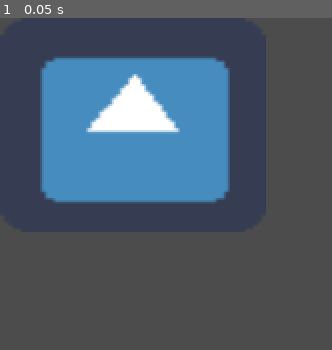
Above: before the commit, frame 1.
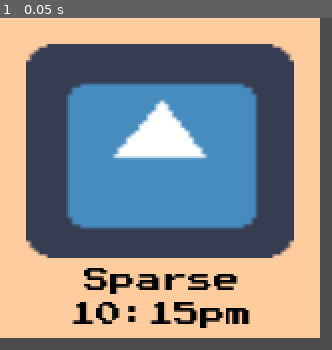
Above: after the commit, the same moment.

Repository: UHSGDC/Photographers-Hike
Game: Godot game, scene res://Menus/AlbumPicture.tscn
The game is run twice, just before and just after one commit, with the same random seed, the same clock (stepped at 60 frames per second) and the same inputs. This scene is started directly instead of the project's main scene. The engine's default icon, where the game draws it, is replaced by a stand-in: a white triangle on a blue panel in a dark square.
Inputs:
- Up to frame 1 (0.05 s): no input

The runs differ from the first frame. In frame 1, 61% of the frame differs, in the area x 0-97%, y 0-97%.

Commit message:
Pictures you take now appear in album

Diff:
--- a/PhotographersHike/Interactables/Sign/Sign.gd
+++ b/PhotographersHike/Interactables/Sign/Sign.gd
@@ -77,6 +77,8 @@
 
 	should_stop = false
 
+	Global.camera_item.can_take_picture = false
+
 
 func create_jump_cast() -> RayCast2D:
 	var jump_cast: RayCast2D = player_jump_cast_scene.instance()
--- a/PhotographersHike/Menus/AlbumMenu.gd
+++ b/PhotographersHike/Menus/AlbumMenu.gd
@@ -2,5 +2,24 @@
 
 var picture_textures: Array
 
+export var album_picture_scene: PackedScene
+
+export var picture_container_path: NodePath
+
+onready var picture_container: Control = get_node(picture_container_path)
+
 func update_album() -> void:
 	picture_textures = Global.camera_item.picture_textures
+
+	for child in picture_container.get_children():
+		child.queue_free()
+
+	for picture_texture in picture_textures:
+		create_album_picture(picture_texture)
+
+
+func create_album_picture(texture: Texture) -> void:
+	var album_picture = album_picture_scene.instance()
+	album_picture.set_picture_texture(texture)
+
+	picture_container.add_child(album_picture)
--- a/PhotographersHike/Menus/AlbumMenu.tscn
+++ b/PhotographersHike/Menus/AlbumMenu.tscn
@@ -1,11 +1,18 @@
-[gd_scene load_steps=2 format=2]
+[gd_scene load_steps=5 format=2]
 
 [ext_resource path="res://Menus/AlbumMenu.gd" type="Script" id=1]
+[ext_resource path="res://Fonts/PressStart2P-Regular.ttf" type="DynamicFontData" id=2]
+[ext_resource path="res://Menus/AlbumPicture.tscn" type="PackedScene" id=3]
+
+[sub_resource type="DynamicFont" id=1]
+font_data = ExtResource( 2 )
 
 [node name="AlbumMenu" type="Control"]
 anchor_right = 1.0
 anchor_bottom = 1.0
 script = ExtResource( 1 )
+album_picture_scene = ExtResource( 3 )
+picture_container_path = NodePath("Album/ScrollContainer/PictureContainer")
 
 [node name="Background" type="ColorRect" parent="."]
 margin_right = 480.0
@@ -27,16 +34,29 @@
 margin_bottom = 232.0
 scroll_horizontal_enabled = false
 
-[node name="HFlowContainer" type="HFlowContainer" parent="Album/ScrollContainer"]
+[node name="PictureContainer" type="HFlowContainer" parent="Album/ScrollContainer"]
 margin_right = 432.0
 size_flags_horizontal = 3
 
 [node name="AlbumTitle" type="Label" parent="."]
 anchor_left = 0.5
 anchor_right = 0.5
-margin_left = -44.0
-margin_right = 44.0
+margin_left = -232.0
+margin_right = -144.0
 margin_bottom = 32.0
+custom_colors/font_color = Color( 0, 0, 0, 1 )
+custom_fonts/font = SubResource( 1 )
 text = "Album"
-align = 1
 valign = 1
+
+[node name="PictureCount" type="Label" parent="."]
+anchor_left = 0.5
+anchor_right = 0.5
+margin_left = 72.0
+margin_right = 232.0
+margin_bottom = 32.0
+custom_colors/font_color = Color( 0, 0, 0, 1 )
+custom_fonts/font = SubResource( 1 )
+text = "0 Picture"
+align = 2
+valign = 1
--- /dev/null
+++ b/PhotographersHike/Menus/AlbumPicture.gd
@@ -0,0 +1,5 @@
+extends ColorRect
+
+
+func set_picture_texture(texture: Texture) -> void:
+	$PictureTexture.texture = texture
--- a/PhotographersHike/Menus/AlbumPicture.tscn
+++ b/PhotographersHike/Menus/AlbumPicture.tscn
@@ -1,8 +1,58 @@
-[gd_scene load_steps=2 format=2]
+[gd_scene load_steps=5 format=2]
 
 [ext_resource path="res://icon.png" type="Texture" id=1]
+[ext_resource path="res://Fonts/PressStart2P-Regular.ttf" type="DynamicFontData" id=2]
+[ext_resource path="res://Menus/AlbumPicture.gd" type="Script" id=3]
 
-[node name="AlbumPicture" type="TextureRect"]
+[sub_resource type="DynamicFont" id=1]
+size = 8
+font_data = ExtResource( 2 )
+
+[node name="AlbumPicture" type="ColorRect"]
+margin_right = 96.0
+margin_bottom = 96.0
+rect_min_size = Vector2( 96, 96 )
+color = Color( 1, 0.8, 0.619608, 1 )
+script = ExtResource( 3 )
+
+[node name="PictureTexture" type="TextureRect" parent="."]
+anchor_left = 0.0833333
+anchor_top = 0.0833333
+anchor_right = 0.916667
+anchor_bottom = 0.75
 rect_min_size = Vector2( 80, 64 )
+size_flags_horizontal = 2
+size_flags_vertical = 2
 texture = ExtResource( 1 )
+expand = true
 stretch_mode = 1
+__meta__ = {
+"_edit_use_anchors_": true
+}
+
+[node name="LevelLabel" type="Label" parent="."]
+anchor_left = 0.5
+anchor_top = 1.0
+anchor_right = 0.5
+anchor_bottom = 1.0
+margin_left = -24.0
+margin_top = -21.0
+margin_right = 24.0
+margin_bottom = -1.0
+custom_colors/font_color = Color( 0, 0, 0, 1 )
+custom_fonts/font = SubResource( 1 )
+text = "Sparse"
+align = 1
+
+[node name="TimeLabel" type="Label" parent="."]
+anchor_left = 0.5
+anchor_top = 1.0
+anchor_right = 0.5
+anchor_bottom = 1.0
+margin_left = -28.0
+margin_top = -11.0
+margin_right = 28.0
+custom_colors/font_color = Color( 0, 0, 0, 1 )
+custom_fonts/font = SubResource( 1 )
+text = "10:15pm"
+align = 1
--- a/PhotographersHike/Photography/CameraItem.gd
+++ b/PhotographersHike/Photography/CameraItem.gd
@@ -6,7 +6,7 @@
 
 onready var captured_image = $CanvasLayer/CapturedImage
 
-var picture_textures: Array setget , get_picture_textures
+var picture_textures: Array setget ,get_picture_textures
 
 var can_take_picture: bool = true
 
--- a/PhotographersHike/Photography/CameraItem.tscn
+++ b/PhotographersHike/Photography/CameraItem.tscn
@@ -99,6 +99,7 @@
 margin_top = -72.0
 margin_right = 120.0
 margin_bottom = 72.0
+rect_min_size = Vector2( 240, 144 )
 rect_pivot_offset = Vector2( 120, 72 )
 texture = ExtResource( 2 )
 expand = true
